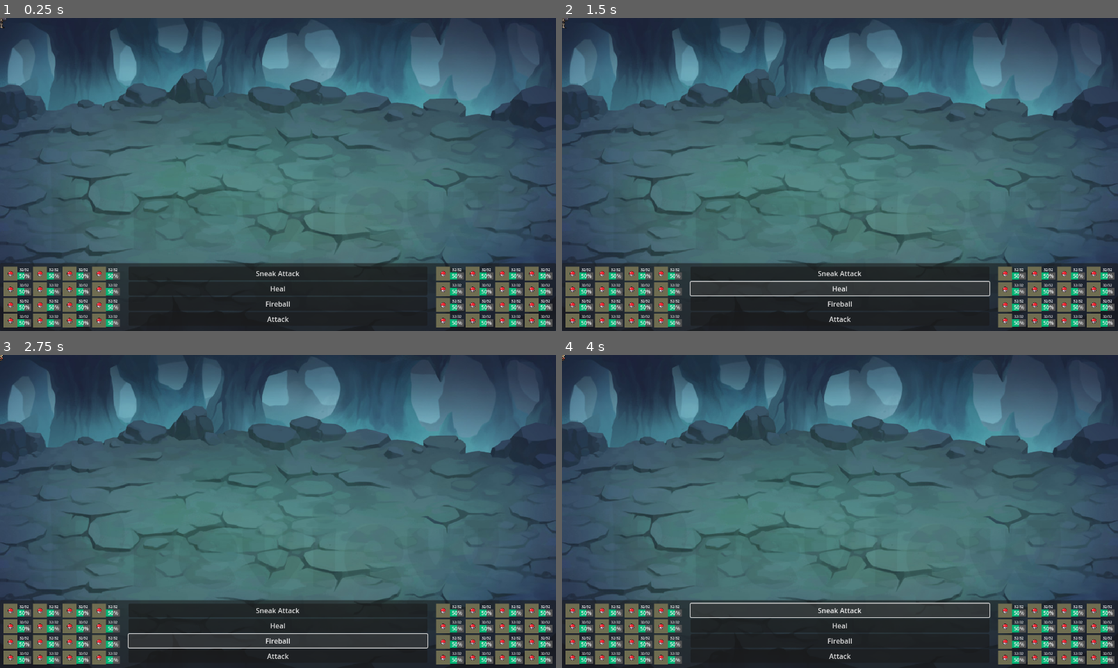
Above: before the commit, frames 1-4 (two rows, left to right).
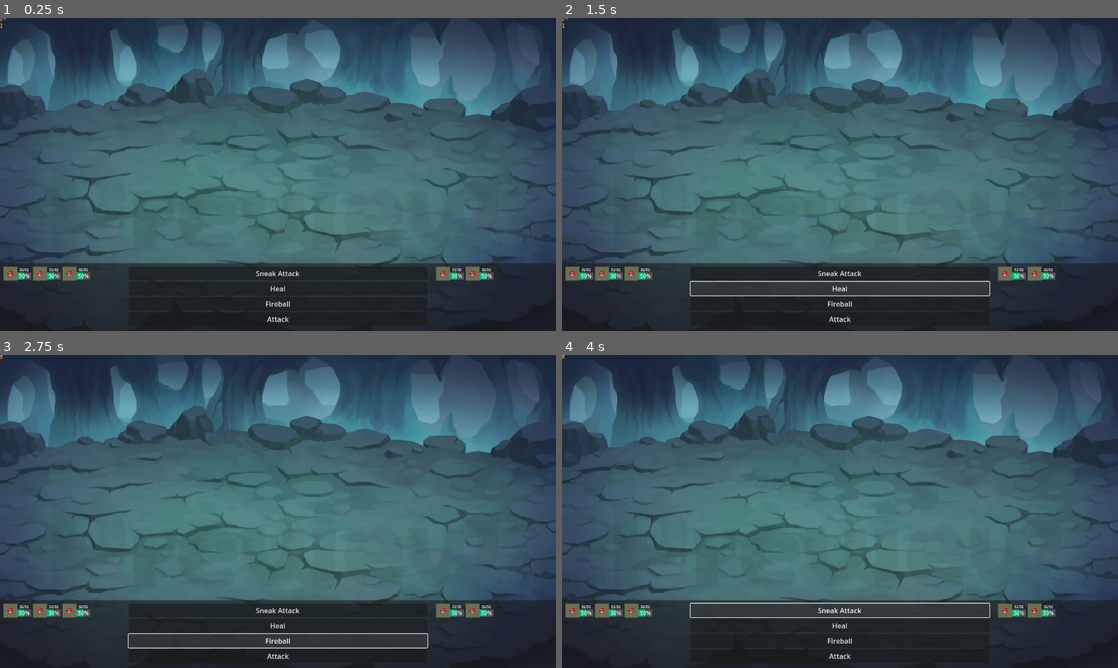
Above: after the commit, the same moments.

Repository: Mopjoyovans/Yeknom
Game: Godot game, scene res://scenes/battle/battle.tscn
Two runs of this game, one before a commit and one after it. Both use one fixed random seed, a clock stepped at 60 frames per second and the inputs below.
Inputs:
- Up to frame 1 (0.25 s): no input
- Up to frame 2 (1.5 s): click "Sneak Attack" at 0.5 s; click "Heal" at 1.25 s
- Up to frame 3 (2.75 s): click "Fireball" at 2 s
- Up to frame 4 (4 s): click "Attack" at 2.75 s; click "Sneak Attack" at 3.5 s

The runs differ from the first frame. In frame 1, 5.0% of the frame differs, in the area x 0-100%, y 79-99%; in frame 2, 5.0%; in frame 3, 5.0%; in frame 4, 5.0%.

Commit message:
Dynamic unit display build

Diff:
--- a/scenes/battle/battle.gd
+++ b/scenes/battle/battle.gd
@@ -18,8 +18,8 @@
 	populate_player_units(["Warrior", "Priest", "Mage"])
 	populate_enemy_creatures(["Enforcer", "Enforcer"])
 	populate_abilities()
-#	player_squad_unit_container.init_unit_display()
-#	enemy_squad_unit_container.init_unit_display()
+	player_squad_unit_container.init_unit_display()
+	enemy_squad_unit_container.init_unit_display()
 #	populate_abilities(player_team.get_unit_by_name("Warrior"))
 	print(str("Player squad: ", player_characters.grid_component.squad_to_string()))
 	print(str("Enemy squad: ", enemies.grid_component.squad_to_string()))
--- a/scenes/battle/unit_health.gd
+++ b/scenes/battle/unit_health.gd
@@ -2,40 +2,26 @@
 class_name UnitHealth
 
 
-var sprite_size: int = 32
+var texture_rect: TextureRect
+var v_box_container: VBoxContainer
 
 
-func _ready():
-	custom_minimum_size.x = sprite_size * 2
-	custom_minimum_size.y = sprite_size
-	display_sprite()
-	display_health_container()
+var unit: Unit = null
 
 
-func display_sprite():
-	var unit_image = Image.load_from_file("res://assets/sprites/32 placeholder.png")
-	var texture_rect = TextureRect.new()
-	texture_rect.texture = ImageTexture.create_from_image(unit_image)
-	add_child(texture_rect)
+#func _ready():
+#	texture_rect = %TextureRect
+#	v_box_container = %VBoxContainer
 
 
-func display_health_container():
-	var vbox = VBoxContainer.new()
-#	vbox.set_anchors_preset(Control.PRESET_CENTER_RIGHT)
-
-	vbox.add_child(generate_label())
-	vbox.add_child(generate_progress_bar())
-	add_child(vbox)
+func init_refs():
+	texture_rect = %TextureRect
+	v_box_container = %VBoxContainer
 
 
-func generate_label() -> Label:
-	var label = Label.new()
-	label.text = "32/32"
-	return label
+func set_unit(health_unit: Unit):
+	unit = health_unit
 
-
-func generate_progress_bar() -> ProgressBar:
-	var progress_bar = ProgressBar.new()
-	progress_bar.max_value = 1
-	progress_bar.value = 0.5
-	return progress_bar
+	if unit == null:
+		texture_rect.visible = false
+		v_box_container.visible = false
--- a/scenes/battle/unit_health.tscn
+++ b/scenes/battle/unit_health.tscn
@@ -1,5 +1,6 @@
-[gd_scene load_steps=3 format=3 uid="uid://cv3gji8gmgm8s"]
+[gd_scene load_steps=4 format=3 uid="uid://cv3gji8gmgm8s"]
 
+[ext_resource type="Script" path="res://scenes/battle/unit_health.gd" id="1_nra76"]
 [ext_resource type="Texture2D" uid="uid://whj1f4mse7t4" path="res://assets/sprites/32 placeholder.png" id="1_r6xtl"]
 [ext_resource type="Theme" uid="uid://dbu284pjtp4gm" path="res://battle_theme.tres" id="2_2nhvw"]
 
@@ -9,14 +10,17 @@
 anchors_preset = 0
 offset_right = 64.0
 offset_bottom = 32.0
+script = ExtResource("1_nra76")
 
 [node name="TextureRect" type="TextureRect" parent="."]
+unique_name_in_owner = true
 layout_mode = 1
 offset_right = 32.0
 offset_bottom = 32.0
 texture = ExtResource("1_r6xtl")
 
 [node name="VBoxContainer" type="VBoxContainer" parent="."]
+unique_name_in_owner = true
 layout_mode = 1
 anchors_preset = 6
 anchor_left = 1.0
--- a/scenes/squad/squad.gd
+++ b/scenes/squad/squad.gd
@@ -17,7 +17,7 @@
 	unit.position.x = coords[0]
 	unit.position.y = coords[1]
 
-	units.push_front(unit)
+	units.append(unit)
 	add_child(unit)
 	grid_component.add_unit_at_position(unit, coords[0], coords[1])
 
--- a/scenes/squad/squad_unit_container.gd
+++ b/scenes/squad/squad_unit_container.gd
@@ -7,18 +7,19 @@
 
 
 func _ready():
+	pass
 #	squad.add_unit_at_position.connect(on_unit_added)
-	init_unit_display()
+#	init_unit_display()
 
 
 func init_unit_display():
 #	squad.grid_component.add_unit_at_position.connect(on_unit_added)
 #	print(squad.grid_component)
-#	var grid_size = squad.grid_component.grid_size
-#	var cell_size = squad.grid_component.cell_size
+	var grid_size = squad.grid_component.grid_size
+	var cell_size = squad.grid_component.cell_size
 #	var squad_grid = squad.grid_component.grid
-	var grid_size = 4
-	var cell_size = 32
+#	var grid_size = 4
+#	var cell_size = 32
 
 	for row in grid_size:
 		var unit_hbox = HBoxContainer.new()
@@ -26,7 +27,11 @@
 		for col in grid_size:
 #			var unit_health_component = UnitHealth.new()
 #			unit_hbox.add_child(unit_health_component)
-			unit_hbox.add_child(health_container.instantiate())
+			var unit_health_container = health_container.instantiate()
+			unit_health_container.init_refs()
+			print(squad.grid_component.grid)
+			unit_health_container.set_unit(squad.grid_component.grid[row][col])
+			unit_hbox.add_child(unit_health_container)
 #			var ability = ability_scene.instantiate() as Ability
 #
 #			command_button.name = str(ability_data.name, 'Button')
